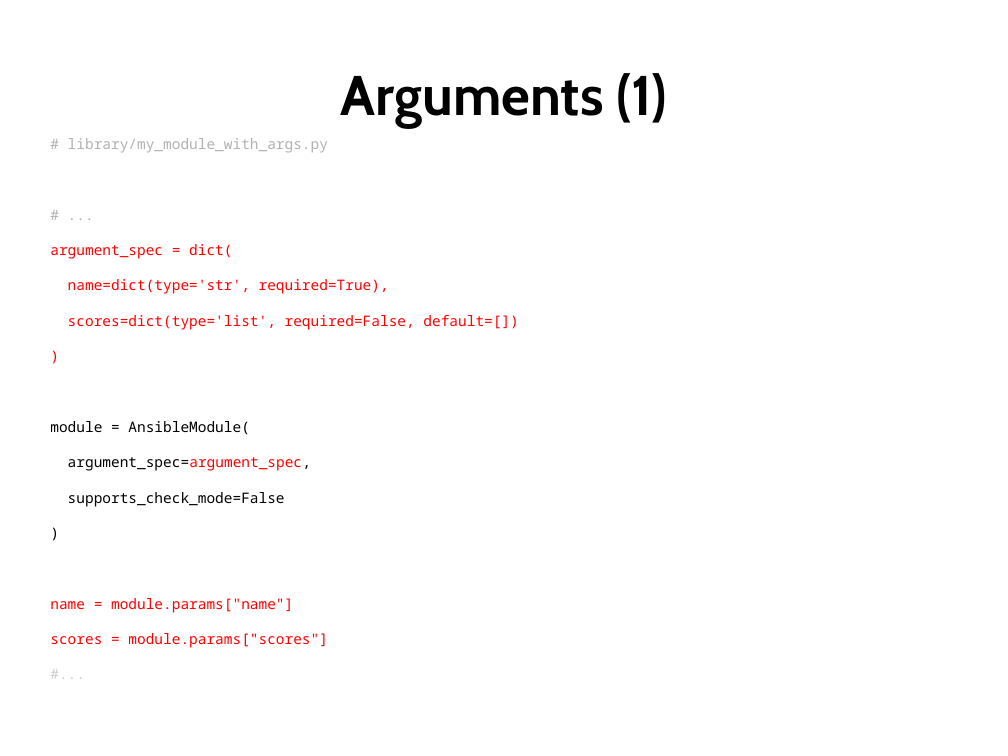
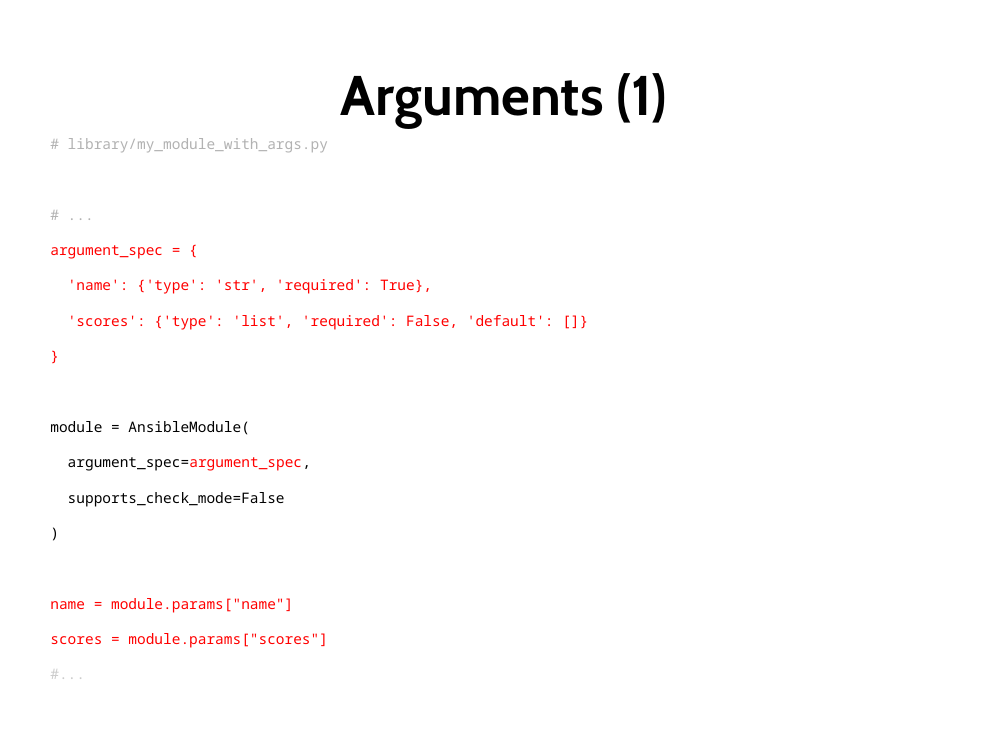
Before and after one commit to lipanski/ansible-custom-modules-demo, a slide deck: slide 13 of slides/custom-modules.odp. Drawn at 1008x756 pixels with LibreOffice and Linux fonts; fonts in the diff are those of the drawing. Boxes give left, top, right and bottom in pixels: in the first picture for what was removed or moved away, otherwise in the second. Text is boxed around its words. In the diff, an @@ line names an element or a change of style, - is before the commit and + after.

```diff
--- a/slides/custom-modules.odp
+++ b/slides/custom-modules.odp
@@ text at box(50, 245, 554, 330): text changed @@
-argument_spec = dict(
-name=dict(type='str', required=True),
-scores=dict(type='list', required=False, default=[])
-)
+argument_spec = {
+'name': {'type': 'str', 'required': True},
+'scores': {'type': 'list', 'required': False, 'default': []}
+}
```
Also in this commit, not shown: 3 other slides changed, 1 slide added, 2 other files.
